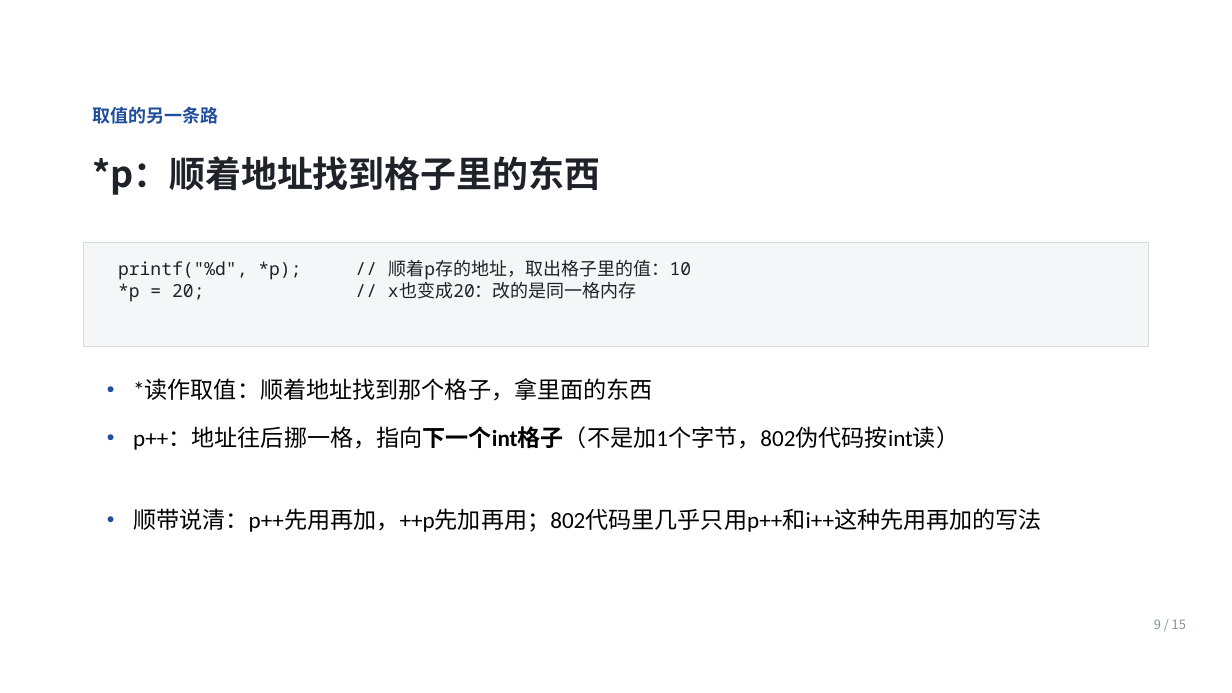
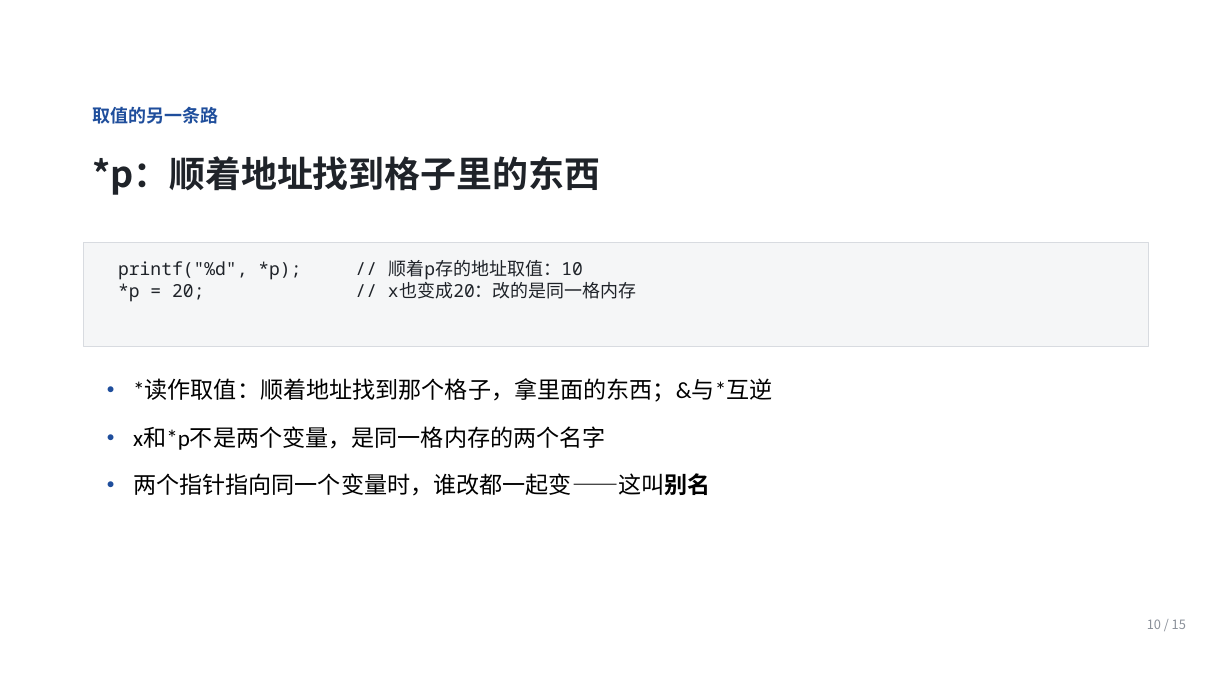
Before and after one commit to Ctrl1CandV/SpecialtyCourses, a slide deck: slide 10 of 课件/C1/C1-B-01/C1-B-01.pptx (slide 9 before the commit). Drawn at 1232x693 pixels with LibreOffice and Linux fonts; fonts in the diff are those of the drawing; background and template pictures are left out. Boxes give left, top, right and bottom in pixels: in the first picture for what was removed or moved away, otherwise in the second. Text is boxed around its words. In the diff, an @@ line names an element or a change of style, - is before the commit and + after.

```diff
--- a/课件/C1/C1-B-01/C1-B-01.pptx
+++ b/课件/C1/C1-B-01/C1-B-01.pptx
@@ text at [118, 260, 637, 299]: text changed @@
-printf("%d", *p); // 顺着p存的地址，取出格子里的值：10
-*p = 20; // x也变成20：改的是同一格内存
+printf("%d", *p); // 顺着p存的地址取值：10
+*p = 20; // x也变成20：改的是同一格内存
@@ text at [133, 379, 772, 402]: text changed @@
-• *读作取值：顺着地址找到那个格子，拿里面的东西
+• *读作取值：顺着地址找到那个格子，拿里面的东西；&与*互逆
@@ text at [133, 426, 606, 450]: text changed @@
-• p++：地址往后挪一格，指向下一个int格子（不是加1个字节，802伪代码按int读）
+• x和*p不是两个变量，是同一格内存的两个名字
@@ text at [133, 473, 711, 496]: text changed @@
-• 顺带说清：p++先用再加，++p先加再用；802代码里几乎只用p++和i++这种先用再加的写法
+• 两个指针指向同一个变量时，谁改都一起变——这叫别名
@@ text at [1147, 619, 1186, 629]: text changed @@
-9 / 15
+10 / 15
```
Also in this commit, not shown: 9 other slides changed, 4 slides added, 4 slides removed, 29 other files.
